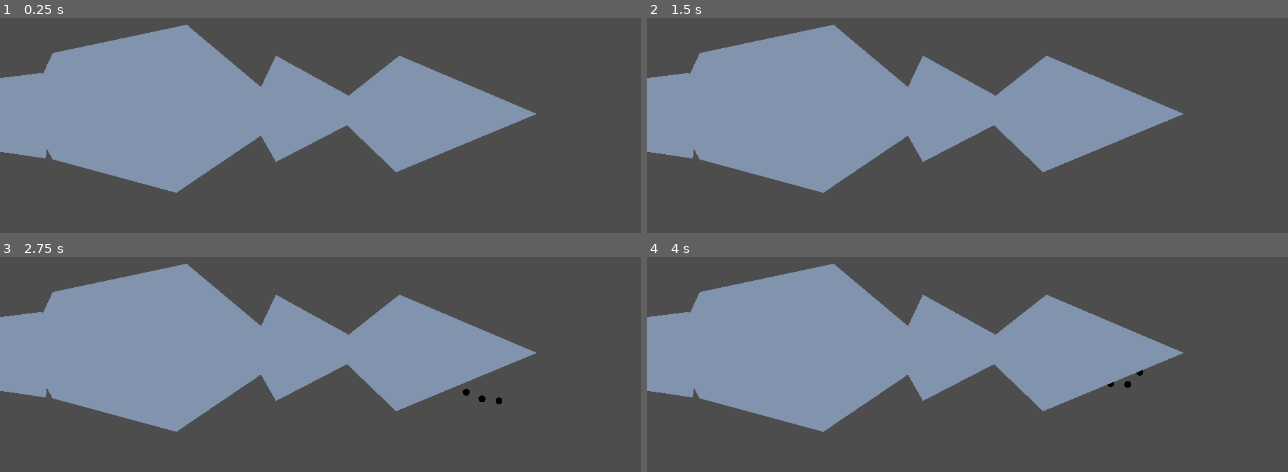
Above: before the commit, frames 1-4 (two rows, left to right).
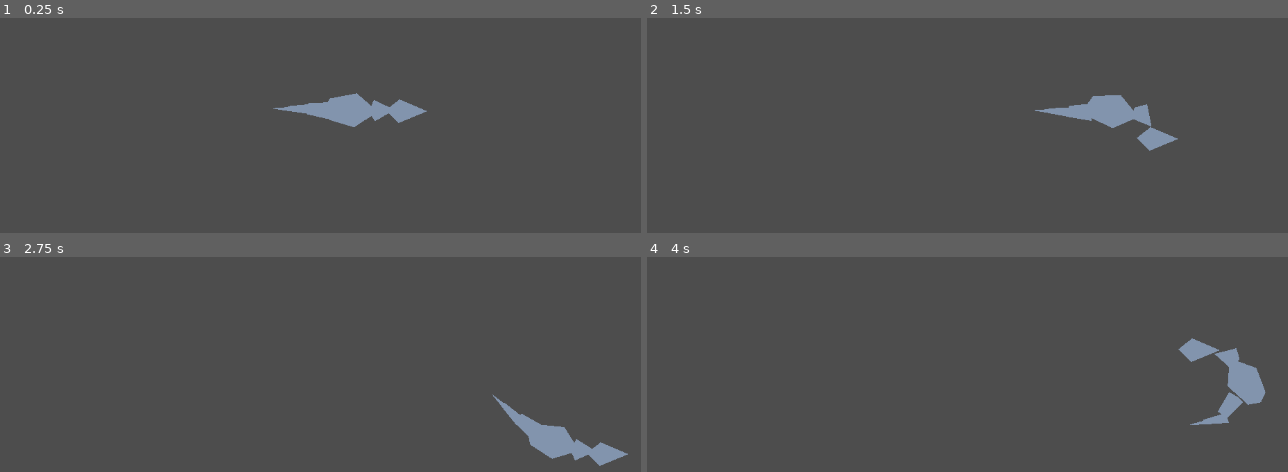
Above: after the commit, the same moments.

Repository: apet2929/SealGame
Game: Godot game, scene res://seal.tscn
Same seed, same stepped clock (60 frames per second), same inputs: the game is played once before the commit and once after it. This scene is started directly instead of the project's main scene.
Inputs:
- Up to frame 1 (0.25 s): no input
- Up to frame 2 (1.5 s): tap Enter at 0.5 s; hold D 0.53-1.28 s; hold S from 1.28 s (still down)
- Up to frame 3 (2.75 s): release S at 2.03 s; hold D from 2.03 s (still down)
- Up to frame 4 (4 s): release D at 2.78 s; hold W 2.78-3.53 s; hold A from 3.53 s (still down)

The runs differ from the first frame. In frame 1, 34% of the frame differs, in the area x 0-84%, y 3-82%; in frame 2, 34%; in frame 3, 37%; in frame 4, 37%, in the area x 0-97%, y 3-82%.

Commit message:
Seal movement

Diff:
--- a/seal.gd
+++ b/seal.gd
@@ -1,42 +1,55 @@
 extends Node2D
 
 
+
 var points = [
-	Vector2(Vector2.ZERO)
 ]
+var radii = [
+
+]
+@onready var segments = [
+	$Head,
+	$Neck,
+	$Body,
+	$Tail1,
+	$Tail2,
+	$Tail3,
+]
+
+func _ready() -> void:
+	for i in range(segments.size()-1):
+		var seg: Node2D = segments[i]
+		var next: Node2D = segments[i+1]
+		points.append(seg.position)
+		var diff = next.position - seg.position
+		radii.append(diff.length())
+
+	points.append(segments[segments.size()-1].position)
 
 func enforce_distance(reverse=0):
 	var inc = 1
 	if reverse:
 		inc = -1
 
-	var max_dist = 5
-	var foo = Vector2.ZERO
-	foo.normalized()
-
-	# if not reversed: points[1] gets restricted by points[0]
 	var start = points.size() * reverse
 	var stop = (points.size() * (1 - reverse)) - inc
-	print(points.size())
-	print(start)
-
-	print(stop)
 	for i in range(start, stop):
 		var pt = points[i]
 		var pt2 = points[i+inc]
 		var diff = pt2 - pt
-		diff = diff.normalized() * max_dist
+		diff = diff.normalized() * radii[i]
 		var new_pt2 = pt + diff
 		points[i+inc] = new_pt2
 
-func _init() -> void:
-	var pt = points[0]
-	for i in range(5):
-		pt = Vector2(pt) + Vector2(-5, 0)
-		points.append(pt)
+	for i in range(points.size()):
+		segments[i].position = points[i]
+
+func do_rotation():
+	for i in range(segments.size()-1, 0, -1):
+		segments[i].look_at(segments[i-1].position)
 
 func _process(delta: float) -> void:
-	var speed = 20
+	var speed = 200
 	if Input.is_key_pressed(KEY_A):
 		points[0].x -= speed * delta
 	if Input.is_key_pressed(KEY_D):
@@ -48,6 +61,7 @@
 		points[0].y += speed * delta
 
 	enforce_distance()
+	do_rotation()
 
 	queue_redraw()
 
--- a/seal.tscn
+++ b/seal.tscn
@@ -5,7 +5,6 @@
 [node name="root" type="Node2D" unique_id=190766718]
 
 [node name="Camera2D" type="Camera2D" parent="." unique_id=1285122325]
-zoom = Vector2(4.95, 4.95)
 
 [node name="Seal" type="Node2D" parent="." unique_id=280682636]
 script = ExtResource("1_2pijg")
@@ -41,31 +40,28 @@
 polygon = PackedVector2Array(70, -9.536743e-07, 36, 15.333332, 0, 8.833333, -8, -0.49999997, 0, -11.833333, 39, -17.333336)
 
 [node name="Tail1" type="Sprite2D" parent="Seal" unique_id=490212865]
-position = Vector2(-73, 1)
+position = Vector2(-139, -3.9999995)
 scale = Vector2(48, 37.894737)
 
 [node name="Polygon2D" type="Polygon2D" parent="Seal/Tail1" unique_id=1651831807]
-position = Vector2(-1.4583334, -0.026388887)
 scale = Vector2(0.020833334, 0.039583333)
 color = Color(0.51279026, 0.5838927, 0.6798896, 1)
 polygon = PackedVector2Array(41, 1.3333335, 40, 9.333334, 6, 6, 7, -4.666667, 39, -7.3333335)
 
 [node name="Tail2" type="Sprite2D" parent="Seal" unique_id=1672792208]
-position = Vector2(-102, 1)
+position = Vector2(-168, -3)
 scale = Vector2(48, 37.894737)
 
 [node name="Polygon2D" type="Polygon2D" parent="Seal/Tail2" unique_id=1618282600]
-position = Vector2(-1.4583334, -0.026388887)
 scale = Vector2(0.020833334, 0.039583333)
 color = Color(0.51279026, 0.5838927, 0.6798896, 1)
 polygon = PackedVector2Array(41, 1.3333335, 42, 6.666667, 7, 2.6666667, 7, -2, 22.868286, -2.6222878, 41, -3.3333335)
 
 [node name="Tail3" type="Sprite2D" parent="Seal" unique_id=696299643]
-position = Vector2(-102, 1)
+position = Vector2(-169, -3.0000002)
 scale = Vector2(48, 37.894737)
 
 [node name="Polygon2D" type="Polygon2D" parent="Seal/Tail3" unique_id=1665039165]
-position = Vector2(-1.4375, -0.05277778)
 scale = Vector2(0.020833334, 0.039583333)
 color = Color(0.51279026, 0.5838927, 0.6798896, 1)
 polygon = PackedVector2Array(-16, -5.9604645e-08, 9, -1.3333334, 10, 2.6666665)
